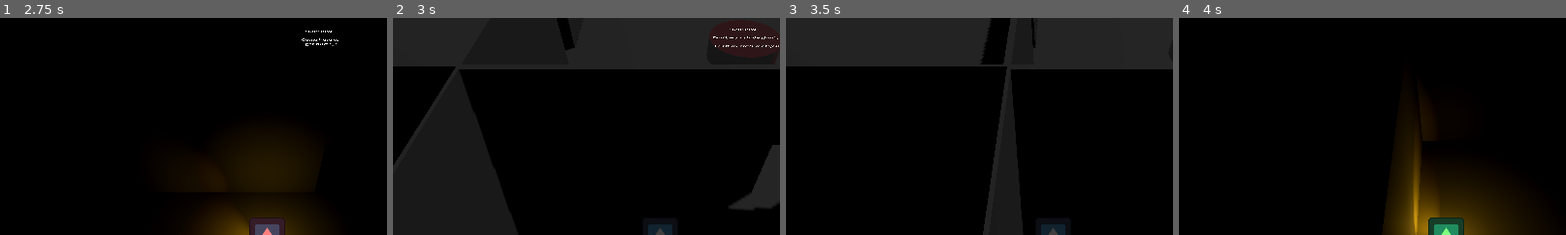
Above: before the commit, frames 1-4 (left to right).
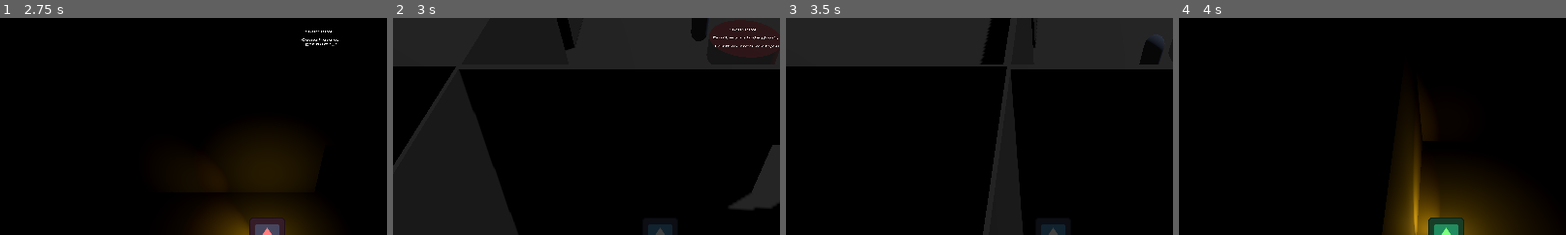
Above: after the commit, the same moments.

Repository: Rusty-Rat-Studios/dead-living-and-dying
Game: Godot game, scene res://game.tscn
Same seed, same stepped clock (60 frames per second), same inputs: the game is played once before the commit and once after it. The engine's default icon, where the game draws it, is replaced by a stand-in: a white triangle on a blue panel in a dark square.
Inputs (mouse positions are % of the whole screen's width and height, from its top left):
- Up to frame 1 (2.75 s): tap Enter at 0.5 s; move the mouse to (45, 70) at 0.52 s; hold Up (ui_up) 0.53-2.03 s; tap Tab at 0.6, 1.35, 2.1 s; move the mouse to (80, 65) at 1.27 s; move the mouse to (20, 35) at 2.02 s; hold Left (ui_left) from 2.03 s (still down)
- Up to frame 2 (3 s): keep holding Left (ui_left); move the mouse to (55, 50) at 2.77 s; tap Tab at 2.85 s
- Up to frame 3 (3.5 s): keep holding Left (ui_left)
- Up to frame 4 (4 s): move the mouse to (35, 25) at 3.52 s; release Left (ui_left) at 3.53 s; hold Down (ui_down) from 3.53 s (still down); tap Tab at 3.6 s
The pictures show only the part of the screen within x 16-65%, y 0-50%; the shares and areas given below are measured in that part.

Frame 1 is identical in both runs. In frame 2, 0.4% of the frame differs, in the area x 76-82%, y 0-11%; in frame 3, 0.5%, in the area x 91-98%, y 7-22%; in frame 4, nothing differs.
Error before the commit: Parse Error: Could not find type "Room" in the current scope. (res://ghost/ghost.gd:10)

Commit message:
Add room tracking possessables, driven by possessables

Diff:
--- a/game.tscn
+++ b/game.tscn
@@ -72,6 +72,7 @@
 [node name="World" type="Node3D" parent="."]
 
 [node name="RoomBottom" type="Node3D" parent="World"]
+script = ExtResource("10_uwref")
 
 [node name="Floor" parent="World/RoomBottom" instance=ExtResource("10_44xgk")]
 
--- a/map/room.gd
+++ b/map/room.gd
@@ -1,9 +1,20 @@
+class_name Room
 extends Node3D
+
+var possessables_available: Array
 
 # Called when the node enters the scene tree for the first time.
 func _ready() -> void:
 	$Floor/PlayerDetector.body_entered.connect(_on_player_entered_room)
 	$Floor/PlayerDetector.body_exited.connect(_on_player_exited_room)
+
+
+func add_possessable(possessable: Possessable) -> void:
+	possessables_available.append(possessable)
+
+
+func remove_possessable(possessable: Possessable) -> void:
+	possessables_available.remove_at(possessables_available.find(possessable))
 
 
 func _on_player_entered_room(body: Node3D) -> void:
--- a/possessable/possessable.gd
+++ b/possessable/possessable.gd
@@ -1,3 +1,4 @@
+class_name Possessable
 extends RigidBody3D
 
 """
@@ -11,10 +12,10 @@
 
 	Once the attack is finished, the Hurtbox collision layer is disabled. Similarly,
 	once it is depossessed the AttackRange PHYSICAL collision mask is disabled.
+"""
 
-	It leaves the GhostDetector enabled at all times so if multiple ghosts simultaneously decide
-	to possess it the "late" ghosts can still detect it and perform the "is_possessed" check.
-"""
+# signal connected when ghost discovers all possessables in the room
+signal possessed
 
 # impulse strength used to throw the object
 const THROW_FORCE: float = 25.0
@@ -32,8 +33,11 @@
 # for timing float effect oscillation
 @onready var float_time_offset: float = 0.0
 
+# store room for attaching self to "possessables_available" group that is
+# checked by ghosts in the same room for available possession targets
+@onready var room: Room = get_parent()
 # flag for ensuring object is not repossessed too soon after depossession
-@onready var is_possessable: bool = false
+@onready var is_possessable: bool = true
 # flag for ensuring object is "free" for possession
 @onready var is_possessed: bool = false
 # flag for checking if player is in attack range
@@ -44,6 +48,9 @@
 	# detect when player is in range
 	$AttackRange.body_entered.connect(_on_player_entered_range)
 	$AttackRange.body_exited.connect(_on_player_exited_range)
+
+	# add self to possessables in room
+	room.add_possessable(self)
 
 
 func _physics_process(delta: float) -> void:
@@ -66,6 +73,25 @@
 		is_possessable = true
 
 
+func possess() -> void:
+	print(name, " possessed")
+	room.remove_possessable(self)
+	$AttackRange.collision_mask = CollisionBit.PLAYER
+	is_possessed = true
+	# check if player in range
+	if $AttackRange.overlaps_body(PlayerHandler.get_player()):
+		player_in_range = true
+		print("player in range of possessed item ", name)
+
+
+func depossess() -> void:
+	print(name, " depossessed")
+	room.add_possessable(self)
+	$AttackRange.collision_mask = 0
+	is_possessed = false
+	player_in_range = false
+
+
 func attack(target: Node3D) -> void:
 	if player_in_range:
 		$AttackRange.collision_mask = 0
@@ -85,20 +111,3 @@
 	if body == PlayerHandler.get_player():
 		player_in_range = false
 		print("player out of range of possessed item ", name)
-
-
-func possess() -> void:
-	print(name, " possessed")
-	$AttackRange.collision_mask = CollisionBit.PLAYER
-	is_possessed = true
-	# check if player in range
-	if $AttackRange.overlaps_body(PlayerHandler.get_player()):
-		player_in_range = true
-		print("player in range of possessed item ", name)
-
-
-func depossess() -> void:
-	print(name, " depossessed")
-	$AttackRange.collision_mask = 0
-	is_possessed = false
-	player_in_range = false
